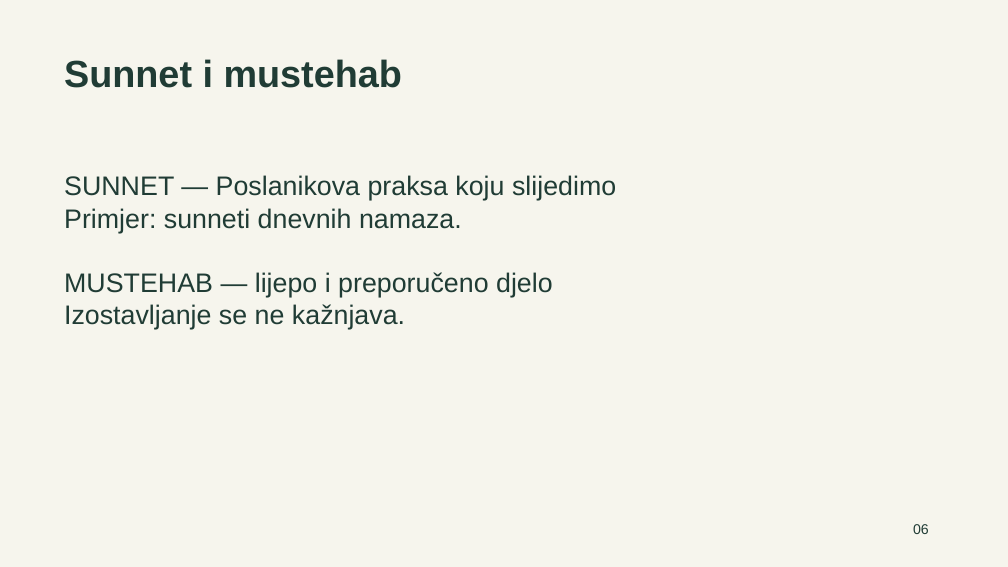
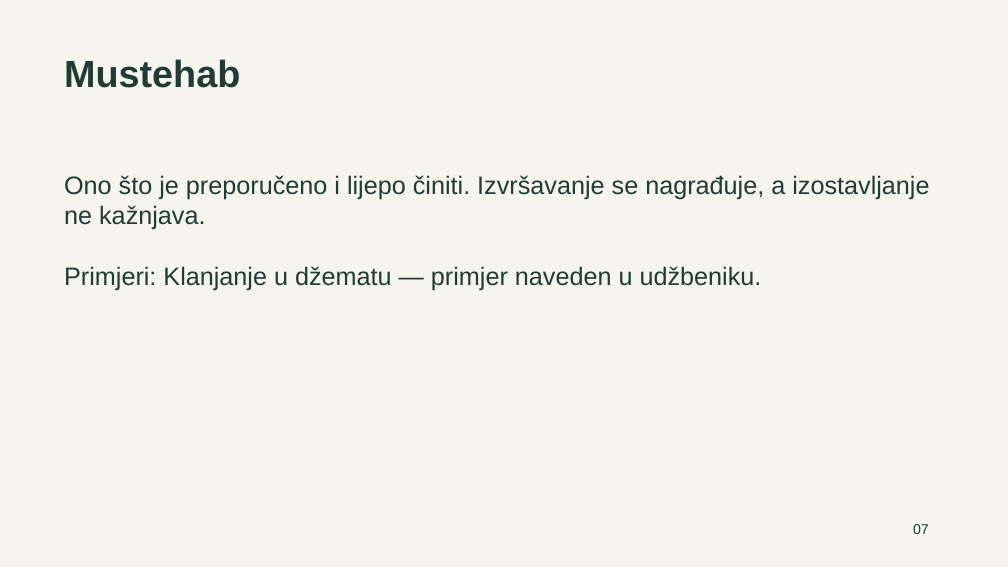
Before and after one commit to vjeronaukaskola/ogledni-cas-vrednovanje-djela, a slide deck: slide 7 of materijali/Prezentacija.pptx (slide 6 before the commit). Drawn at 1008x567 pixels with LibreOffice and Linux fonts; fonts in the diff are those of the drawing. Boxes give left, top, right and bottom in pixels: in the first picture for what was removed or moved away, otherwise in the second. Text is boxed around its words. In the diff, an @@ line names an element or a change of style, - is before the commit and + after.

```diff
--- a/materijali/Prezentacija.pptx
+++ b/materijali/Prezentacija.pptx
@@ text at (64, 59, 240, 88): text changed @@
-Sunnet i mustehab
+Mustehab
@@ text at (64, 175, 929, 290): text changed; size 25.5 to 24 pt @@
-SUNNET — Poslanikova praksa koju slijedimo
-Primjer: sunneti dnevnih namaza.
-MUSTEHAB — lijepo i preporučeno djelo
-Izostavljanje se ne kažnjava.
+Ono što je preporučeno i lijepo činiti. Izvršavanje se nagrađuje, a izostavljanje ne kažnjava.
+Primjeri: Klanjanje u džematu — primjer naveden u udžbeniku.
@@ text at (913, 524, 929, 534): text changed @@
-06
+07
```
Also in this commit, not shown: 10 other slides changed, 19 slides added, 8 slides removed, 10 other files.
